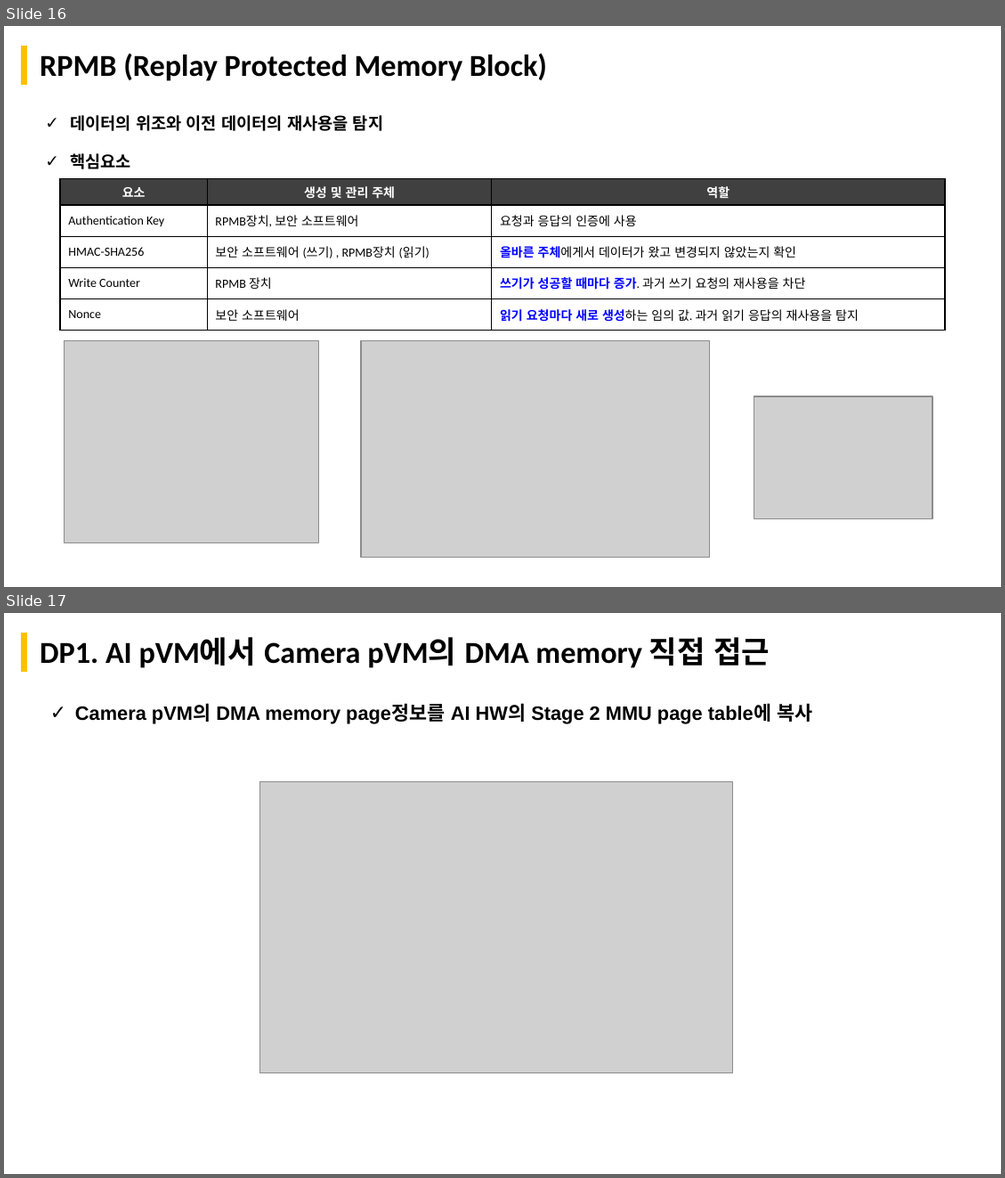
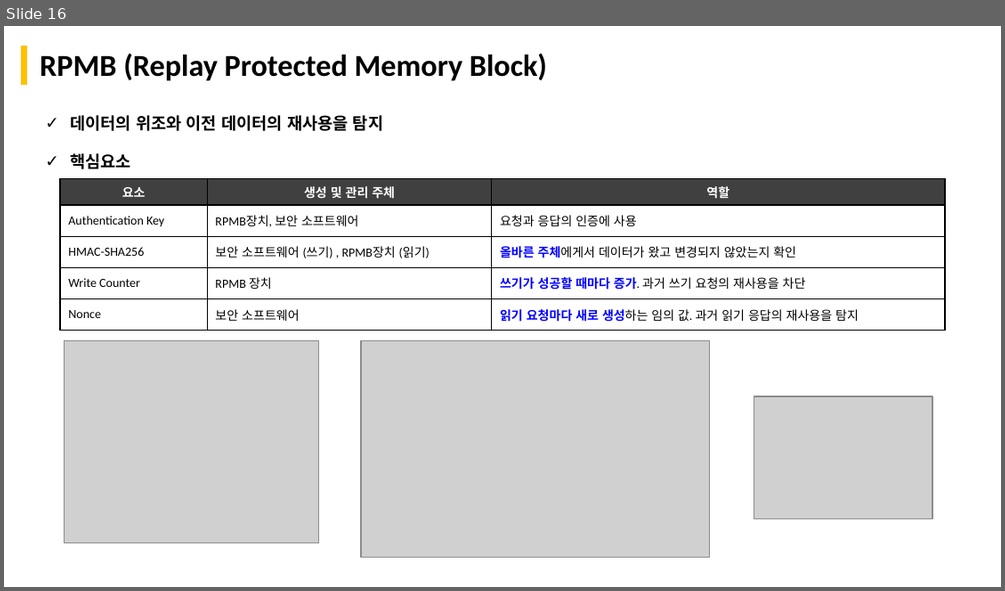
Before and after one commit to boram1288/test-p, a slide deck: ppt/SW_Architect_개인과제_appendix.pptx. Shown one above the other, each under a label of ours: slides 16 and 17 before the commit, slide 16 after it. The pictures are 1005x1178 and 1005x591 pixels, drawn with LibreOffice and Linux fonts; fonts in the diff are those of the drawing; grey boxes stand for pictures. Boxes give left, top, right and bottom in pixels: in the first picture for what was removed or moved away, otherwise in the second. Text is boxed around its words. In the diff, an @@ line names an element or a change of style, - is before the commit and + after.

```diff
--- a/ppt/SW_Architect_개인과제_appendix.pptx
+++ b/ppt/SW_Architect_개인과제_appendix.pptx
@@ slide 17 removed at box(4, 613, 1001, 1174), background #FFFFFF; not listed: 1 template element that a slide beside it also shows @@
@@ title removed at box(40, 637, 769, 668) @@
-DP1. AI pVM에서 Camera pVM의 DMA memory 직접 접근
@@ text removed at box(75, 703, 812, 724) @@
-✓ Camera pVM의 DMA memory page정보를 AI HW의 Stage 2 MMU page table에 복사
@@ picture removed at box(260, 781, 733, 1072) @@
```
Also in this commit, not shown: 1 slide changed, 44 other files.
